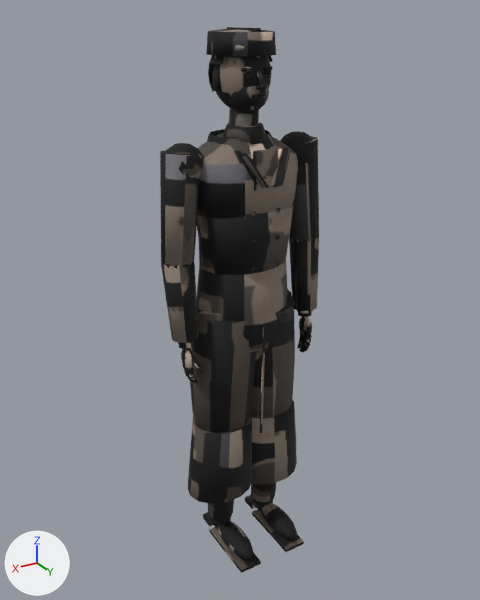
One commit to the glTF model assets/models/kedr/human_ep_civil1.glb: the scene before it, then after it.
Before and after are seen from a 50 mm camera at (1.112, 1.837, 1.887) aimed at (0.017, 0.011, 0.974). The lights are fixed; the arrows at lower left show +X, +Y and +Z. The picture after the commit comes second. Vertices at exactly the same position are counted once.

Objects in the first picture: 'human_ep_civil1'.
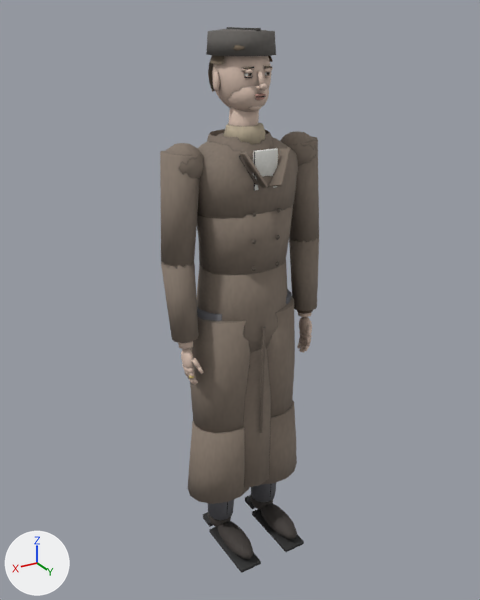
Changed parts and their boxes (x1, y1, x2, y2) in the pictures (480 x 600 px):
part 1 of me_pelvis, added (brown): after (243, 348, 271, 488)
part 2 of me_pelvis, surface changed (black to brown): (160, 27, 319, 571) in both

The change in detail:
me_pelvis is used by ob_human_ep_civil1; location (0.0, 0.0, 0.0).
me_pelvis had 5369 vertices, 10192 faces and spanned x -0.3..0.3, y -0.13..0.23, z -0.02..1.85.
me_pelvis now has 5405 vertices, 10250 faces and spans x -0.3..0.3, y -0.13..0.23, z -0.02..1.85.
me_pelvis part 1: a new loose piece of 36 vertices spanning x -0.12..0.12, y -0.12..0.12, z 0.25..0.9, in mat_human_ep_civil1_baked (picture img_human_ep_civil1).
me_pelvis part 2: 9985 kept faces spanning x -0.3..0.3, y -0.13..0.23, z -0.02..1.85 get new texture (UV) coordinates.
Other edits to the shape of me_pelvis do not show in these pictures.
